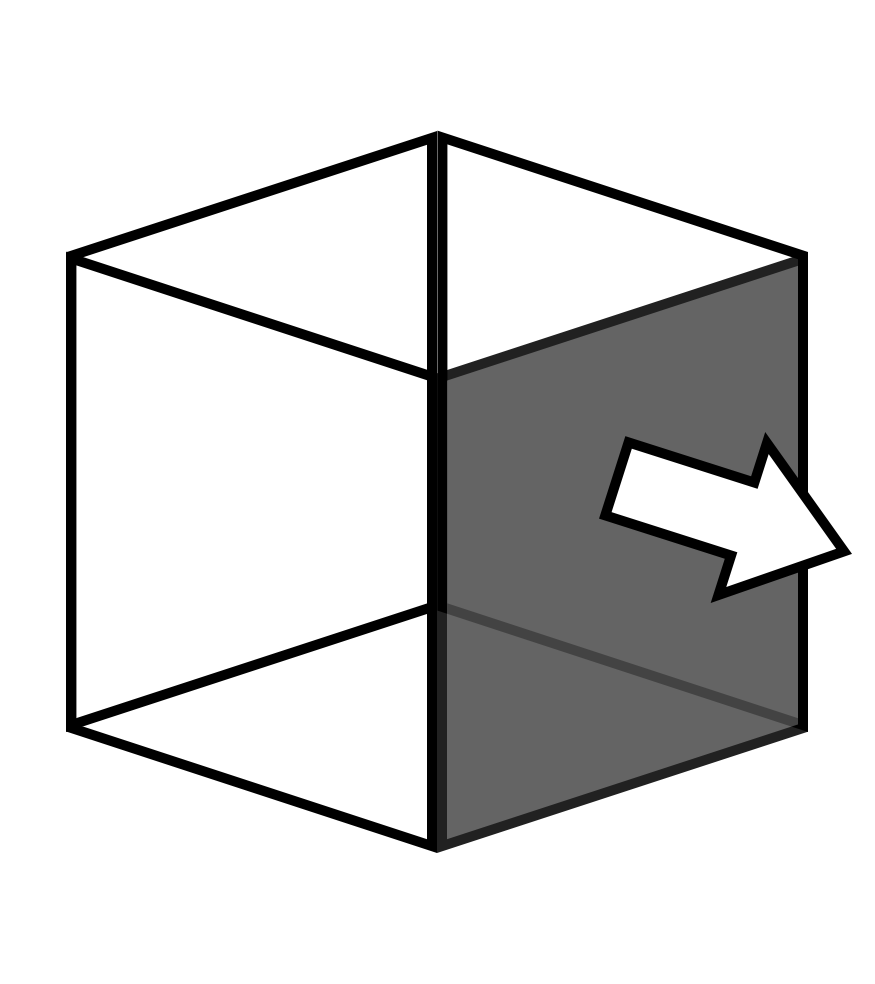
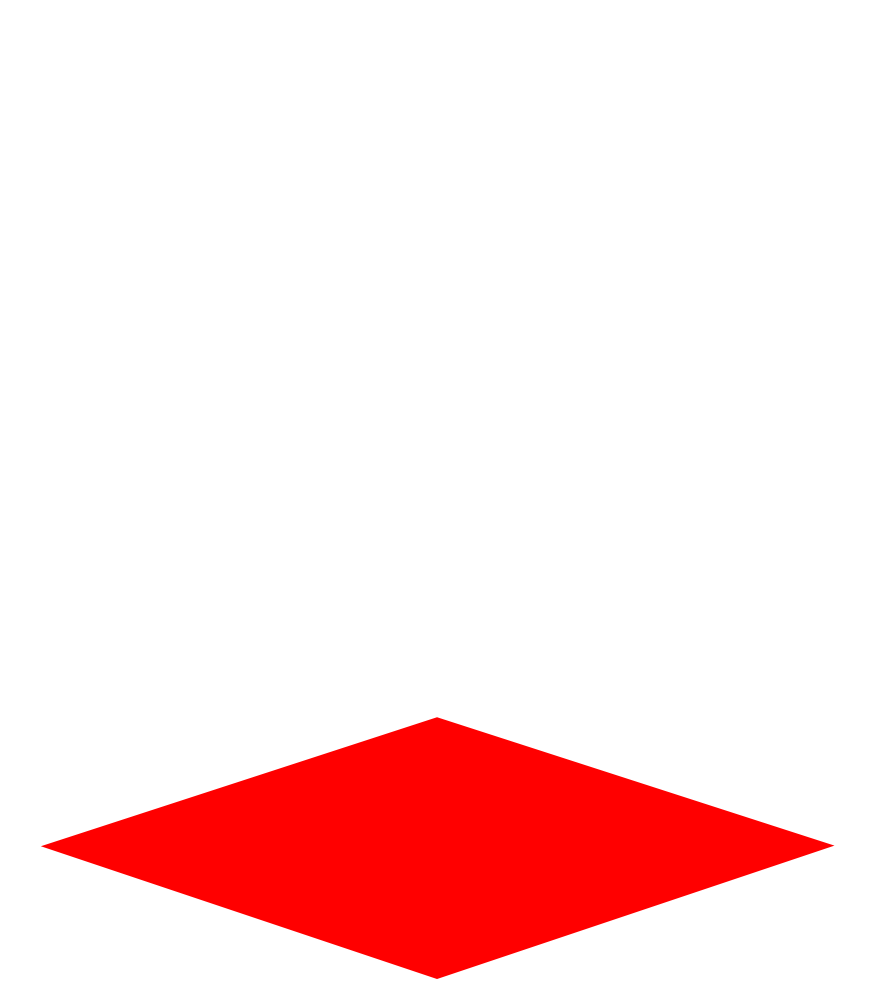
Comparing the layer stacks of the two 875×984 images. Changes:
hid "Shape 1 copy 8" over [left=599, top=432, right=852, bottom=603]
added layer "Rectangle 3 copy 5" above "Rectangle 3 copy 4" over [left=503, top=183, right=852, bottom=801]
added layer "Rectangle 3 copy 4" above "Rectangle 3 copy" over [left=66, top=183, right=371, bottom=800]
added layer "Rectangle 4 copy" above "Rectangle 4" over [left=41, top=717, right=835, bottom=979]
hid "Rectangle 1 copy", opacity 87% → 100%, moved it above "Rectangle 1", painted on it over [left=437, top=252, right=808, bottom=853]
hid "Rectangle 1", painted on it over [left=66, top=251, right=437, bottom=853]
hid "Rectangle 1 copy 2", painted on it over [left=66, top=131, right=437, bottom=732]
hid "Rectangle 1 copy 3", painted on it over [left=437, top=130, right=808, bottom=732]
